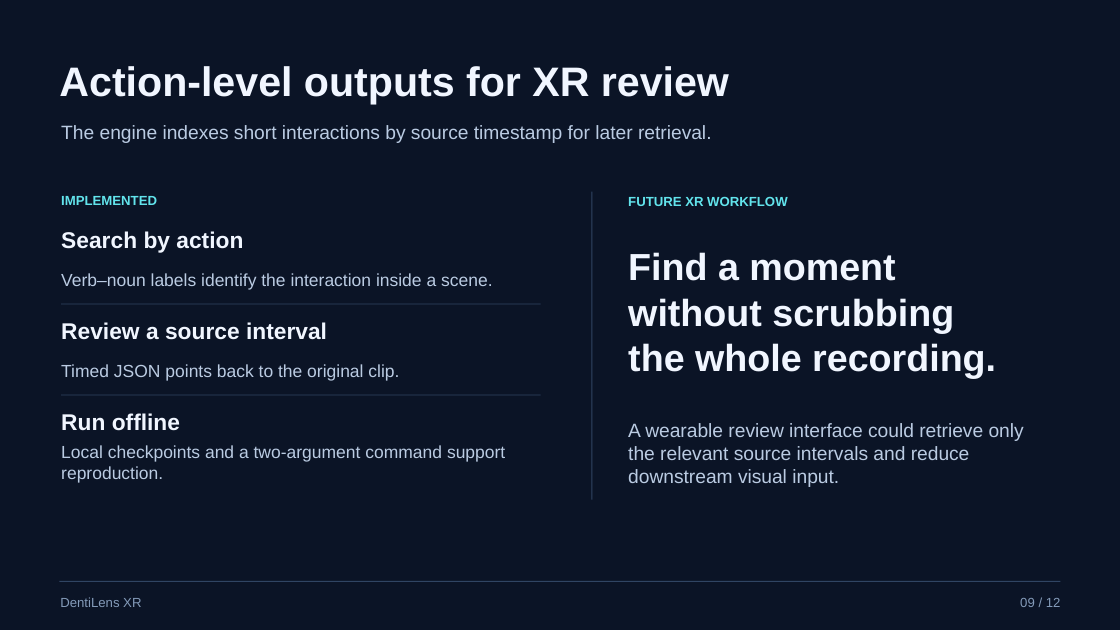
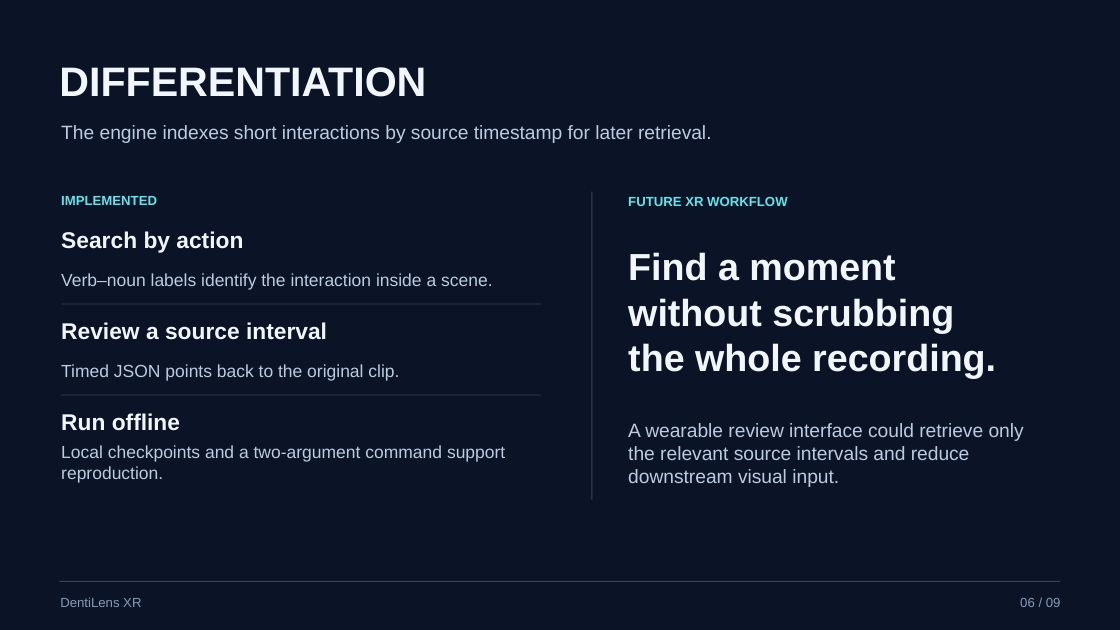
Before and after one commit to ArhamChoudhary-ui/DentiLens, a slide deck: slide 6 of reference/submission/Final Presentation/VelloreInstituteofTechnology_Rajasthani.pptx (slide 9 before the commit). Drawn at 1120x630 pixels with LibreOffice and Linux fonts; fonts in the diff are those of the drawing. Boxes give left, top, right and bottom in pixels: in the first picture for what was removed or moved away, otherwise in the second. Text is boxed around its words. In the diff, an @@ line names an element or a change of style, - is before the commit and + after.

```diff
--- a/reference/submission/Final Presentation/VelloreInstituteofTechnology_Rajasthani.pptx
+++ b/reference/submission/Final Presentation/VelloreInstituteofTechnology_Rajasthani.pptx
@@ text at (59,67,426,97): text changed @@
-Action-level outputs for XR review
+DIFFERENTIATION
@@ text at (1020,598,1061,607): text changed @@
-09 / 12
+06 / 09
```
Also in this commit, not shown: 8 other slides changed, 3 slides removed, 2 other files.
